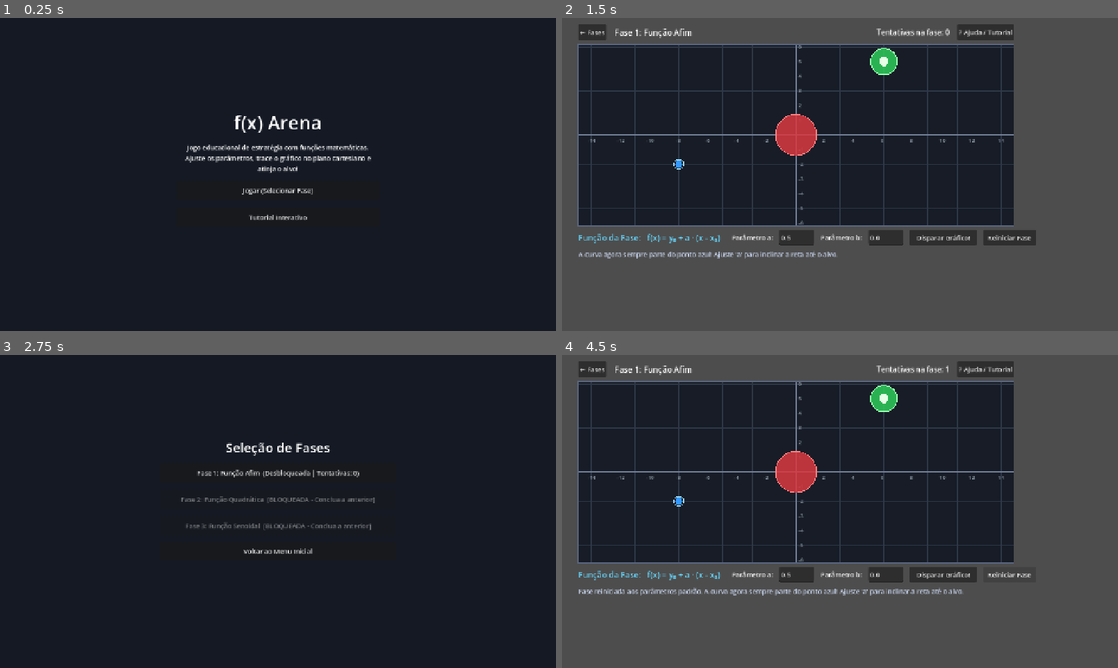
Above: before the commit, frames 1-4 (two rows, left to right).
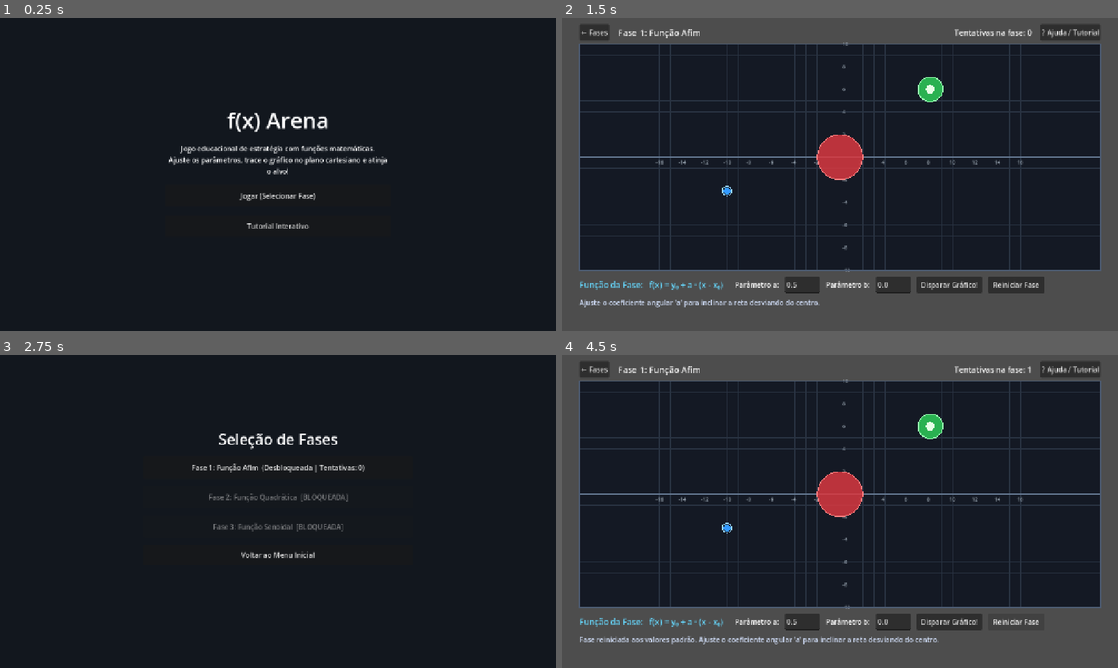
Above: after the commit, the same moments.

Repository: KBertol/f-x-_arena
Game: Godot game, scene res://main.tscn
Same seed, same stepped clock (60 frames per second), same inputs: the game is played once before the commit and once after it.
Inputs:
- Up to frame 1 (0.25 s): no input
- Up to frame 2 (1.5 s): click "Jogar (Selecionar Fase)" at 0.5 s; click "Fase 1: Função Afim (Desbloqu…" at 1.25 s
- Up to frame 3 (2.75 s): click "← Fases" at 2 s
- Up to frame 4 (4.5 s): click "Fase 1: Função Afim (Desbloqu…" at 2.75 s; click "Disparar Gráfico!" at 3.5 s; click "Reiniciar Fase" at 4.25 s

The runs differ from the first frame. In frame 1, 2.3% of the frame differs, in the area x 30-70%, y 30-68%; in frame 2, 35%, in the area x 2-97%, y 2-93%; in frame 3, 2.3%; in frame 4, 35%.

Commit message:
Improve proportion

Diff:
--- a/GameData.gd
+++ b/GameData.gd
@@ -14,44 +14,44 @@
 		"type": "linear",
 		"default_a": 0.5,
 		"default_b": 0.0,
-		"start_pos": Vector2(-8, -2),
-		"target_pos": Vector2(6, 5),
-		"target_radius": 0.9,
+		"start_pos": Vector2(-10, -3),
+		"target_pos": Vector2(8, 6),
+		"target_radius": 1.1,
 		"obstacles": [
-			{"pos": Vector2(0, 0), "radius": 1.4}
+			{"pos": Vector2(0, 0), "radius": 2.0}
 		],
-		"hint": "A curva agora sempre parte do ponto azul! Ajuste 'a' para inclinar a reta até o alvo."
+		"hint": "Ajuste o coeficiente angular 'a' para inclinar a reta desviando do centro."
 	},
 	{
 		"id": 1,
 		"name": "Fase 2: Função Quadrática",
 		"formula_text": "f(x) = y₀ + a · (x - x₀) · (x - b)",
 		"type": "quadratic",
-		"default_a": -0.08,
-		"default_b": 4.0,
-		"start_pos": Vector2(-6, -2),
-		"target_pos": Vector2(6, -2),
-		"target_radius": 0.9,
+		"default_a": -0.06,
+		"default_b": 6.0,
+		"start_pos": Vector2(-8, -3),
+		"target_pos": Vector2(8, -3),
+		"target_radius": 1.1,
 		"obstacles": [
-			{"pos": Vector2(0, -1.8), "radius": 1.7}
+			{"pos": Vector2(0, -2.5), "radius": 2.4}
 		],
-		"hint": "Parábola partindo de (x₀, y₀). 'a' controla concavidade e 'b' desloca a segunda raiz."
+		"hint": "Agora há bastante espaço vertical! Suba a parábola com concavidade voltada para baixo (a < 0) até atingir o alvo."
 	},
 	{
 		"id": 2,
 		"name": "Fase 3: Função Senoidal",
 		"formula_text": "f(x) = y₀ + a · sen(b · (x - x₀))",
 		"type": "sine",
-		"default_a": 2.5,
+		"default_a": 3.5,
 		"default_b": 0.5,
-		"start_pos": Vector2(-9, 0),
-		"target_pos": Vector2(6.28, 0),
-		"target_radius": 0.9,
+		"start_pos": Vector2(-12, 0),
+		"target_pos": Vector2(8, 0),
+		"target_radius": 1.1,
 		"obstacles": [
-			{"pos": Vector2(-3.5, 1.5), "radius": 1.4},
-			{"pos": Vector2(2.0, -1.5), "radius": 1.4}
+			{"pos": Vector2(-4.0, 2.5), "radius": 1.8},
+			{"pos": Vector2(2.5, -2.5), "radius": 1.8}
 		],
-		"hint": "Onda senoidal ancorada no ponto azul. 'a' ajusta a amplitude e 'b' a frequência."
+		"hint": "'a' controla a amplitude vertical da onda e 'b' a frequência de oscilação."
 	}
 ]
 
--- a/main.gd
+++ b/main.gd
@@ -1,13 +1,13 @@
 extends Node2D
 
-# Configurações do Plano Cartesiano (RF04, RF08)
-const GRAPH_RECT = Rect2(40, 65, 1070, 445)
-const SCALE_PX = 36.0 # 1 unidade matemática = 36 pixels
-const ORIGIN_PX = Vector2(575, 287) # Ponto (0,0) no centro do quadro
-const X_MIN = -14.5
-const X_MAX = 14.5
-const Y_MIN = -6.0
-const Y_MAX = 6.0
+# Configurações do Plano Cartesiano Redimensionado (RF04, RF08)
+const GRAPH_RECT = Rect2(40, 60, 1200, 520)
+const SCALE_PX = 26.0  # Fator de escala: 1 unidade matemática = 26 pixels
+const ORIGIN_PX = Vector2(640, 320) # Origem matemática (0,0) perfeitamente centralizada
+const X_MIN = -16.0
+const X_MAX = 16.0
+const Y_MIN = -10.0
+const Y_MAX = 10.0
 
 # Estado da partida
 var current_level_idx: int = 0
@@ -16,13 +16,13 @@
 
 var is_firing: bool = false
 var sim_x: float = 0.0
-var sim_speed: float = 9.0 # Unidades por segundo na animação (RF05)
+var sim_speed: float = 12.0
 var curve_points: PackedVector2Array = []
 var collision_point: Vector2 = Vector2.ZERO
 var has_collided: bool = false
 var level_won: bool = false
 
-# Referências da Interface (UI)
+# Elementos visuais e interface
 var ui_layer: CanvasLayer
 var menu_panel: Control
 var level_select_panel: Control
@@ -36,29 +36,27 @@
 var input_a: LineEdit
 var input_b: LineEdit
 var btn_fire: Button
+var btn_reset: Button
 var btn_next_level: Button
 var level_buttons: Array[Button] = []
 
 var tutorial_step: int = 0
 var tutorial_messages = [
-	"Bem-vindo ao f(x) Arena!\n\nSeu objetivo é ajustar os coeficientes da função matemática para que o gráfico parta do Ponto Azul (Início), desvie dos Obstáculos Vermelhos e atinja o Alvo Verde.",
-	"Como Jogar:\n\n1. Digite números reais (positivos, negativos ou decimais como 0.5 ou -1.5) nas caixas dos parâmetros 'a' e 'b'.\n2. O gráfico permanece estático enquanto você edita para estimular o cálculo mental (RF03).\n3. Clique em 'Disparar Gráfico!' para ver a trajetória animada.",
-	"Dica da 1ª Fase:\n\nA função atual é f(x) = a·x + b.\nO ponto inicial está em (-8, -2) e há um obstáculo em (0, 0).\nExperimente colocar a = 0.5 e b = 2.0 e clique em Disparar!"
+	"Bem-vindo ao f(x) Arena!\n\nSeu objetivo é ajustar os parâmetros da função para que o traçado saia do Ponto Azul (Início), desvie dos Obstáculos Vermelhos e acerte o Alvo Verde.",
+	"Como Jogar:\n\n1. Insira números reais nas caixas 'a' e 'b' (ex: 0.5, -2, 1/2).\n2. O gráfico permanece estático até você clicar em 'Disparar Gráfico!'.\n3. O range atual vai de -16 a 16 em X, e de -10 a 10 em Y.",
+	"Dica da 1ª Fase:\n\nAjuste o coeficiente de inclinação 'a' para direcionar a reta diretamente ao alvo, passando longe dos obstáculos."
 ]
 
 func _ready():
 	build_ui()
 	show_main_menu()
 
-# Conversores entre Coordenadas Matemáticas e Pixels da Tela
 func math_to_px(math_pos: Vector2) -> Vector2:
 	return Vector2(
 		ORIGIN_PX.x + math_pos.x * SCALE_PX,
-		ORIGIN_PX.y - math_pos.y * SCALE_PX # Eixo Y invertido na tela
+		ORIGIN_PX.y - math_pos.y * SCALE_PX
 	)
 
-# Avaliação das funções matemáticas de cada fase
-# Avaliação matemática ancorada no ponto inicial (start_pos)
 func eval_f(x: float) -> float:
 	var lvl = GameData.levels[current_level_idx]
 	var x0: float = lvl["start_pos"].x
@@ -67,24 +65,19 @@
 
 	match lvl["type"]:
 		"linear":
-			# f(x) = y0 + a * (x - x0)
 			return y0 + param_a * dx
 		"quadratic":
-			# f(x) = y0 + a * (x - x0) * (x - b) -> sempre zera em x = x0
 			return y0 + param_a * dx * (x - param_b)
 		"sine":
-			# f(x) = y0 + a * sen(b * (x - x0)) -> sempre zera em x = x0 pois sen(0) = 0
 			return y0 + param_a * sin(param_b * dx)
 
 	return y0
 
-# Loop principal para animar a curva e checar colisões em tempo real (RF05, RF06)
 func _process(delta: float):
 	if is_firing:
 		var prev_x = sim_x
 		var next_x = sim_x + sim_speed * delta
 
-		# Sub-amostragem para precisão na detecção de colisão
 		var substeps = 25
 		var step_dx = (next_x - prev_x) / substeps
 
@@ -93,15 +86,13 @@
 			var test_y = eval_f(test_x)
 			var math_pt = Vector2(test_x, test_y)
 
-			# Verifica se saiu dos limites visíveis do plano cartesiano (RF08)
 			if test_x > X_MAX or test_y > Y_MAX or test_y < Y_MIN:
 				curve_points.append(math_to_px(math_pt))
-				stop_firing(false, "Falha: O gráfico ultrapassou os limites do plano cartesiano! Analise a curva e tente novamente.", math_to_px(math_pt))
+				stop_firing(false, "Falha: O traçado saiu dos limites do plano! Analise a curva e ajuste os coeficientes.", math_to_px(math_pt))
 				break
 
 			curve_points.append(math_to_px(math_pt))
 
-			# Verifica colisão com obstáculos (RF06, RF08)
 			var lvl = GameData.levels[current_level_idx]
 			var hit_obs = false
 			for obs in lvl["obstacles"]:
@@ -110,12 +101,11 @@
 					break
 
 			if hit_obs:
-				stop_firing(false, "Colisão detectada com obstáculo! Observe o ponto de impacto e ajuste os parâmetros.", math_to_px(math_pt))
+				stop_firing(false, "Colisão detectada com o obstáculo! Observe o ponto de corte e refaça a trajetória.", math_to_px(math_pt))
 				break
 
-			# Verifica se atingiu o alvo (RF07)
 			if math_pt.distance_to(lvl["target_pos"]) <= lvl["target_radius"]:
-				stop_firing(true, "Sucesso! Você atingiu o alvo com precisão matemática!", math_to_px(math_pt))
+				stop_firing(true, "Excelente! Alvo atingido com sucesso!", math_to_px(math_pt))
 				break
 
 		sim_x = next_x
@@ -139,100 +129,97 @@
 
 	queue_redraw()
 
-# Renderização do Plano Cartesiano, Objetos e Gráfico
 func _draw():
 	if not hud_panel.visible:
 		return
 
-	# Fundo do Plano Cartesiano
-	draw_rect(GRAPH_RECT, Color(0.09, 0.11, 0.15), true)
-
-	# Grade secundária (1 em 1 unidade)
-	var grid_color = Color(0.18, 0.22, 0.28)
+	# Área de fundo do plano cartesiano
+	draw_rect(GRAPH_RECT, Color(0.08, 0.1, 0.14), true)
+
+	var grid_color = Color(0.16, 0.2, 0.26)
+
+	# Linhas verticais (Eixo X)
 	for x in range(int(X_MIN), int(X_MAX) + 1):
 		var px_x = math_to_px(Vector2(x, 0)).x
 		if px_x >= GRAPH_RECT.position.x and px_x <= GRAPH_RECT.end.x:
 			draw_line(Vector2(px_x, GRAPH_RECT.position.y), Vector2(px_x, GRAPH_RECT.end.y), grid_color, 1.0)
 			if x != 0 and x % 2 == 0:
-				draw_string(ThemeDB.fallback_font, Vector2(px_x - 8, ORIGIN_PX.y + 18), str(x), HORIZONTAL_ALIGNMENT_CENTER, -1, 12, Color(0.6, 0.65, 0.7))
-
+				draw_string(ThemeDB.fallback_font, Vector2(px_x - 8, ORIGIN_PX.y + 16), str(x), HORIZONTAL_ALIGNMENT_CENTER, -1, 11, Color(0.65, 0.7, 0.75))
+
+	# Linhas horizontais (Eixo Y ampliado de -10 a 10)
 	for y in range(int(Y_MIN), int(Y_MAX) + 1):
 		var px_y = math_to_px(Vector2(0, y)).y
 		if px_y >= GRAPH_RECT.position.y and px_y <= GRAPH_RECT.end.y:
 			draw_line(Vector2(GRAPH_RECT.position.x, px_y), Vector2(GRAPH_RECT.end.x, px_y), grid_color, 1.0)
-			if y != 0:
-				draw_string(ThemeDB.fallback_font, Vector2(ORIGIN_PX.x + 6, px_y + 4), str(y), HORIZONTAL_ALIGNMENT_LEFT, -1, 12, Color(0.6, 0.65, 0.7))
-
-	# Eixos principais X e Y
-	draw_line(Vector2(GRAPH_RECT.position.x, ORIGIN_PX.y), Vector2(GRAPH_RECT.end.x, ORIGIN_PX.y), Color(0.45, 0.5, 0.6), 2.0)
-	draw_line(Vector2(ORIGIN_PX.x, GRAPH_RECT.position.y), Vector2(ORIGIN_PX.x, GRAPH_RECT.end.y), Color(0.45, 0.5, 0.6), 2.0)
+			if y != 0 and y % 2 == 0:
+				draw_string(ThemeDB.fallback_font, Vector2(ORIGIN_PX.x + 6, px_y + 4), str(y), HORIZONTAL_ALIGNMENT_LEFT, -1, 11, Color(0.65, 0.7, 0.75))
+
+	# Eixos principais (X = 0 e Y = 0)
+	draw_line(Vector2(GRAPH_RECT.position.x, ORIGIN_PX.y), Vector2(GRAPH_RECT.end.x, ORIGIN_PX.y), Color(0.4, 0.48, 0.58), 2.0)
+	draw_line(Vector2(ORIGIN_PX.x, GRAPH_RECT.position.y), Vector2(ORIGIN_PX.x, GRAPH_RECT.end.y), Color(0.4, 0.48, 0.58), 2.0)
 
 	var lvl = GameData.levels[current_level_idx]
 
-	# Desenha Obstáculos (Vermelhos)
+	# Obstáculos
 	for obs in lvl["obstacles"]:
 		var obs_px = math_to_px(obs["pos"])
 		var obs_r = obs["radius"] * SCALE_PX
 		draw_circle(obs_px, obs_r, Color(0.85, 0.22, 0.25, 0.85))
 		draw_arc(obs_px, obs_r, 0, TAU, 36, Color(1.0, 0.5, 0.5), 2.0)
 
-	# Desenha Alvo (Verde)
+	# Alvo
 	var target_px = math_to_px(lvl["target_pos"])
 	var target_r = lvl["target_radius"] * SCALE_PX
 	draw_circle(target_px, target_r, Color(0.18, 0.8, 0.35, 0.85))
 	draw_arc(target_px, target_r, 0, TAU, 36, Color(0.6, 1.0, 0.7), 2.5)
 	draw_circle(target_px, target_r * 0.35, Color(0.9, 1.0, 0.9))
 
-	# Desenha Ponto de Partida do Jogador (Azul)
+	# Ponto Azul de Origem
 	var start_px = math_to_px(lvl["start_pos"])
-	draw_circle(start_px, 9.0, Color(0.2, 0.6, 1.0))
-	draw_arc(start_px, 12.0, 0, TAU, 24, Color(0.6, 0.85, 1.0), 2.0)
-
-	# Desenha o Traçado da Função (Amarelo/Ciano)
+	draw_circle(start_px, 8.0, Color(0.2, 0.6, 1.0))
+	draw_arc(start_px, 11.0, 0, TAU, 24, Color(0.6, 0.85, 1.0), 2.0)
+
+	# Traçado do Gráfico
 	if curve_points.size() >= 2:
 		var line_color = Color(0.3, 1.0, 0.5) if level_won else Color(1.0, 0.85, 0.2)
 		draw_polyline(curve_points, line_color, 3.5, true)
 
-	# Desenha marcador de impacto ou sucesso
 	if has_collided:
 		draw_circle(collision_point, 7.0, Color(1.0, 0.2, 0.2))
 	elif level_won:
 		draw_circle(collision_point, 8.0, Color(0.4, 1.0, 0.4))
 
-	# Moldura externa do gráfico
-	draw_rect(GRAPH_RECT, Color(0.35, 0.4, 0.5), false, 2.0)
-
-# Validação rigorosa de entrada numérica (RF02)
+	# Contorno do gráfico
+	draw_rect(GRAPH_RECT, Color(0.3, 0.36, 0.45), false, 2.0)
+
 func parse_and_validate(text: String, param_name: String) -> Variant:
 	var clean = text.strip_edges().replace(",", ".")
 	if clean.is_empty():
-		lbl_feedback.text = "Erro de validação: O parâmetro '" + param_name + "' está vazio! Digite um número real."
+		lbl_feedback.text = "Erro: O parâmetro '" + param_name + "' não pode ficar vazio!"
 		lbl_feedback.modulate = Color(1.0, 0.4, 0.4)
 		return null
 
-	# Suporte a frações simples (ex: 1/2) impedindo divisão por zero
 	if "/" in clean:
 		var parts = clean.split("/")
 		if parts.size() == 2 and parts[0].is_valid_float() and parts[1].is_valid_float():
 			var den = parts[1].to_float()
 			if is_zero_approx(den):
-				lbl_feedback.text = "Erro matemático: Divisão por zero não é permitida no parâmetro '" + param_name + "'!"
+				lbl_feedback.text = "Erro matemático: Divisão por zero em '" + param_name + "'!"
 				lbl_feedback.modulate = Color(1.0, 0.4, 0.4)
 				return null
 			return parts[0].to_float() / den
 		else:
-			lbl_feedback.text = "Erro: Formato de fração inválido no parâmetro '" + param_name + "'. Use ex: 1/2 ou 0.5."
+			lbl_feedback.text = "Erro: Fração inválida em '" + param_name + "'. Use formatos como 1/2."
 			lbl_feedback.modulate = Color(1.0, 0.4, 0.4)
 			return null
 
 	if not clean.is_valid_float():
-		lbl_feedback.text = "Erro: Valor inválido em '" + param_name + "'. Digite apenas números reais (ex: 2, -0.5, 1.25)."
+		lbl_feedback.text = "Erro: Digite apenas números reais no parâmetro '" + param_name + "'."
 		lbl_feedback.modulate = Color(1.0, 0.4, 0.4)
 		return null
 
 	return clean.to_float()
 
-# Ação de Disparar Gráfico (RF03, RF05, RF09)
 func _on_fire_pressed():
 	if is_firing:
 		return
@@ -244,20 +231,12 @@
 	if val_b == null:
 		return
 
-	# Impede que o multiplicador principal zere a função se não fizer sentido
-	if GameData.levels[current_level_idx]["type"] == "sine" and is_zero_approx(val_b):
-		lbl_feedback.text = "Atenção: 'b = 0' anula o argumento do seno! Insira um valor diferente de zero."
-		lbl_feedback.modulate = Color(1.0, 0.5, 0.3)
-		return
-
 	param_a = val_a
 	param_b = val_b
 
-	# Contabiliza tentativa (RF09)
 	GameData.record_attempt(current_level_idx)
 	update_attempts_label()
 
-	# Inicia animação progressiva a partir do X inicial da fase
 	var lvl = GameData.levels[current_level_idx]
 	sim_x = lvl["start_pos"].x
 	curve_points.clear()
@@ -272,7 +251,6 @@
 	lbl_feedback.modulate = Color(0.85, 0.9, 1.0)
 	queue_redraw()
 
-# Reiniciar Fase sem zerar contador de tentativas (RF10)
 func _on_reset_pressed():
 	is_firing = false
 	btn_fire.disabled = false
@@ -283,7 +261,7 @@
 	var lvl = GameData.levels[current_level_idx]
 	input_a.text = str(lvl["default_a"])
 	input_b.text = str(lvl["default_b"])
-	lbl_feedback.text = "Fase reiniciada aos parâmetros padrão. " + lvl["hint"]
+	lbl_feedback.text = "Fase reiniciada aos valores padrão. " + lvl["hint"]
 	lbl_feedback.modulate = Color(0.8, 0.85, 0.95)
 	queue_redraw()
 
@@ -316,7 +294,6 @@
 	var count = GameData.attempts_per_level.get(current_level_idx, 0)
 	lbl_attempts.text = "Tentativas na fase: " + str(count)
 
-# Navegação de Telas e Tutorial (RF01, RF12)
 func show_main_menu():
 	is_firing = false
 	menu_panel.visible = true
@@ -337,7 +314,7 @@
 			level_buttons[i].text = lvl["name"] + "  (Desbloqueada | Tentativas: " + str(att) + ")"
 		else:
 			level_buttons[i].disabled = true
-			level_buttons[i].text = lvl["name"] + "  [BLOQUEADA - Conclua a anterior]"
+			level_buttons[i].text = lvl["name"] + "  [BLOQUEADA]"
 	queue_redraw()
 
 func start_tutorial():
@@ -347,41 +324,40 @@
 
 func show_tutorial_step():
 	if tutorial_step < tutorial_messages.size():
-		tutorial_dialog.title = "Tutorial Interativo (" + str(tutorial_step + 1) + "/" + str(tutorial_messages.size()) + ")"
+		tutorial_dialog.title = "Tutorial (" + str(tutorial_step + 1) + "/" + str(tutorial_messages.size()) + ")"
 		tutorial_dialog.dialog_text = tutorial_messages[tutorial_step]
-		tutorial_dialog.popup_centered(Vector2i(520, 240))
+		tutorial_dialog.popup_centered(Vector2i(540, 240))
 
 func _on_tutorial_confirmed():
 	tutorial_step += 1
 	if tutorial_step < tutorial_messages.size():
 		show_tutorial_step()
 
-# Construção Automática de Toda a Interface Gráfica via Código
 func build_ui():
 	ui_layer = CanvasLayer.new()
 	add_child(ui_layer)
 
-	# 1. TELA INICIAL (Protótipo 4.2)
+	# 1. MENU PRINCIPAL
 	menu_panel = Control.new()
 	menu_panel.set_anchors_preset(Control.PRESET_FULL_RECT)
 	ui_layer.add_child(menu_panel)
 
 	var bg_menu = ColorRect.new()
-	bg_menu.color = Color(0.08, 0.1, 0.14)
+	bg_menu.color = Color(0.07, 0.09, 0.12)
 	bg_menu.set_anchors_preset(Control.PRESET_FULL_RECT)
 	menu_panel.add_child(bg_menu)
 
 	var vbox_menu = VBoxContainer.new()
 	vbox_menu.set_anchors_preset(Control.PRESET_CENTER)
-	vbox_menu.custom_minimum_size = Vector2(500, 320)
-	vbox_menu.position = Vector2(-250, -160)
-	vbox_menu.add_theme_constant_override("separation", 18)
+	vbox_menu.custom_minimum_size = Vector2(520, 320)
+	vbox_menu.position = Vector2(-260, -160)
+	vbox_menu.add_theme_constant_override("separation", 20)
 	menu_panel.add_child(vbox_menu)
 
 	var title = Label.new()
 	title.text = "f(x) Arena"
 	title.horizontal_alignment = HORIZONTAL_ALIGNMENT_CENTER
-	title.add_theme_font_size_override("font_size", 46)
+	title.add_theme_font_size_override("font_size", 50)
 	vbox_menu.add_child(title)
 
 	var subtitle = Label.new()
@@ -392,42 +368,42 @@
 
 	var btn_play = Button.new()
 	btn_play.text = "Jogar (Selecionar Fase)"
-	btn_play.custom_minimum_size = Vector2(0, 48)
+	btn_play.custom_minimum_size = Vector2(0, 50)
 	btn_play.pressed.connect(show_level_select)
 	vbox_menu.add_child(btn_play)
 
 	var btn_tut = Button.new()
 	btn_tut.text = "Tutorial Interativo"
-	btn_tut.custom_minimum_size = Vector2(0, 48)
+	btn_tut.custom_minimum_size = Vector2(0, 50)
 	btn_tut.pressed.connect(start_tutorial)
 	vbox_menu.add_child(btn_tut)
 
-	# 2. TELA DE SELEÇÃO DE FASES (RF12)
+	# 2. SELEÇÃO DE FASES
 	level_select_panel = Control.new()
 	level_select_panel.set_anchors_preset(Control.PRESET_FULL_RECT)
 	ui_layer.add_child(level_select_panel)
 
 	var bg_lvl = ColorRect.new()
-	bg_lvl.color = Color(0.08, 0.1, 0.14)
+	bg_lvl.color = Color(0.07, 0.09, 0.12)
 	bg_lvl.set_anchors_preset(Control.PRESET_FULL_RECT)
 	level_select_panel.add_child(bg_lvl)
 
 	var vbox_lvl = VBoxContainer.new()
 	vbox_lvl.set_anchors_preset(Control.PRESET_CENTER)
-	vbox_lvl.custom_minimum_size = Vector2(580, 360)
-	vbox_lvl.position = Vector2(-290, -180)
-	vbox_lvl.add_theme_constant_override("separation", 15)
+	vbox_lvl.custom_minimum_size = Vector2(620, 380)
+	vbox_lvl.position = Vector2(-310, -190)
+	vbox_lvl.add_theme_constant_override("separation", 16)
 	level_select_panel.add_child(vbox_lvl)
 
 	var lbl_sel = Label.new()
 	lbl_sel.text = "Seleção de Fases"
 	lbl_sel.horizontal_alignment = HORIZONTAL_ALIGNMENT_CENTER
-	lbl_sel.add_theme_font_size_override("font_size", 32)
+	lbl_sel.add_theme_font_size_override("font_size", 34)
 	vbox_lvl.add_child(lbl_sel)
 
 	for i in range(GameData.levels.size()):
 		var b = Button.new()
-		b.custom_minimum_size = Vector2(0, 50)
+		b.custom_minimum_size = Vector2(0, 52)
 		var idx = i
 		b.pressed.connect(func(): load_level(idx))
 		vbox_lvl.add_child(b)
@@ -435,20 +411,20 @@
 
 	var btn_back_menu = Button.new()
 	btn_back_menu.text = "Voltar ao Menu Inicial"
-	btn_back_menu.custom_minimum_size = Vector2(0, 44)
+	btn_back_menu.custom_minimum_size = Vector2(0, 46)
 	btn_back_menu.pressed.connect(show_main_menu)
 	vbox_lvl.add_child(btn_back_menu)
 
-	# 3. HUD DA FASE (Barra Superior e Painel Inferior de Controle)
+	# 3. HUD DO JOGO
 	hud_panel = Control.new()
 	hud_panel.set_anchors_preset(Control.PRESET_FULL_RECT)
 	hud_panel.mouse_filter = Control.MOUSE_FILTER_IGNORE
 	ui_layer.add_child(hud_panel)
 
-	# Barra Superior
+	# Barra de topo alinhada com o gráfico
 	var top_bar = HBoxContainer.new()
-	top_bar.position = Vector2(40, 15)
-	top_bar.size = Vector2(1070, 40)
+	top_bar.position = Vector2(40, 14)
+	top_bar.size = Vector2(1200, 38)
 	top_bar.add_theme_constant_override("separation", 20)
 	hud_panel.add_child(top_bar)
 
@@ -474,19 +450,19 @@
 	)
 	top_bar.add_child(btn_help)
 
-	# Painel Inferior de Parâmetros e Disparo
+	# Painel de controles inferior (largura total 1200px)
 	var bottom_box = VBoxContainer.new()
-	bottom_box.position = Vector2(40, 520)
-	bottom_box.size = Vector2(1070, 115)
+	bottom_box.position = Vector2(40, 595)
+	bottom_box.size = Vector2(1200, 110)
 	bottom_box.add_theme_constant_override("separation", 10)
 	hud_panel.add_child(bottom_box)
 
 	var controls_bar = HBoxContainer.new()
-	controls_bar.add_theme_constant_override("separation", 16)
+	controls_bar.add_theme_constant_override("separation", 14)
 	bottom_box.add_child(controls_bar)
 
 	lbl_formula = Label.new()
-	lbl_formula.add_theme_font_size_override("font_size", 20)
+	lbl_formula.add_theme_font_size_override("font_size", 19)
 	lbl_formula.modulate = Color(0.4, 0.85, 1.0)
 	controls_bar.add_child(lbl_formula)
 
@@ -495,8 +471,7 @@
 	controls_bar.add_child(lbl_a)
 
 	input_a = LineEdit.new()
-	input_a.custom_minimum_size = Vector2(85, 38)
-	input_a.placeholder_text = "Ex: 1.0"
+	input_a.custom_minimum_size = Vector2(80, 38)
 	controls_bar.add_child(input_a)
 
 	var lbl_b = Label.new()
@@ -504,25 +479,24 @@
 	controls_bar.add_child(lbl_b)
 
 	input_b = LineEdit.new()
-	input_b.custom_minimum_size = Vector2(85, 38)
-	input_b.placeholder_text = "Ex: 0.0"
+	input_b.custom_minimum_size = Vector2(80, 38)
 	controls_bar.add_child(input_b)
 
 	btn_fire = Button.new()
 	btn_fire.text = "Disparar Gráfico!"
-	btn_fire.custom_minimum_size = Vector2(165, 38)
+	btn_fire.custom_minimum_size = Vector2(150, 38)
 	btn_fire.pressed.connect(_on_fire_pressed)
 	controls_bar.add_child(btn_fire)
 
-	var btn_reset = Button.new()
+	btn_reset = Button.new()
 	btn_reset.text = "Reiniciar Fase"
 	btn_reset.custom_minimum_size = Vector2(130, 38)
 	btn_reset.pressed.connect(_on_reset_pressed)
 	controls_bar.add_child(btn_reset)
 
 	btn_next_level = Button.new()
-	btn_next_level.text = "Avançar Fase →"
-	btn_next_level.custom_minimum_size = Vector2(145, 38)
+	btn_next_level.text = "Avançar Fase"
+	btn_next_level.custom_minimum_size = Vector2(140, 38)
 	btn_next_level.modulate = Color(0.4, 1.0, 0.5)
 	btn_next_level.visible = false
 	btn_next_level.pressed.connect(func():
@@ -535,7 +509,6 @@
 	lbl_feedback.add_theme_font_size_override("font_size", 16)
 	bottom_box.add_child(lbl_feedback)
 
-	# Popup de Tutorial Interativo (RF01)
 	tutorial_dialog = AcceptDialog.new()
 	tutorial_dialog.ok_button_text = "Próximo"
 	tutorial_dialog.confirmed.connect(_on_tutorial_confirmed)
--- a/project.godot
+++ b/project.godot
@@ -21,11 +21,9 @@
 
 [display]
 
-window/size/viewport_width=1366
-window/size/viewport_height=768
-window/size/mode=3
+window/size/viewport_width=1280
+window/size/viewport_height=720
 window/stretch/mode="canvas_items"
-window/stretch/aspect="expand"
 
 [physics]
 
